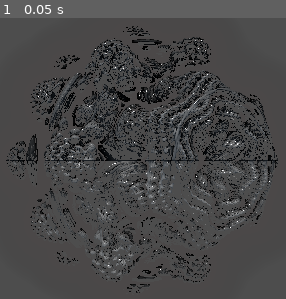
Above: before the commit, frame 1.
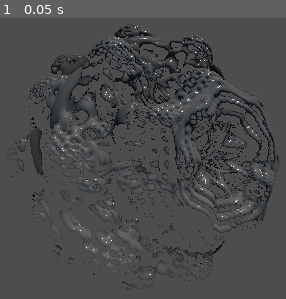
Above: after the commit, the same moment.

Repository: kiwijuice56/gd-fractals
Game: Godot game, scene res://main.tscn
The game is run twice, just before and just after one commit, with the same random seed, the same clock (stepped at 60 frames per second) and the same inputs.
Inputs:
- Up to frame 1 (0.05 s): no input

The runs differ from the first frame. In frame 1, 21% of the frame differs, in the area x 2-98%, y 2-98%.

Commit message:
More fractal refactoring

Diff:
--- a/rendering/raymarcher.gdshader
+++ b/rendering/raymarcher.gdshader
@@ -13,10 +13,6 @@
 instance uniform int bulb_iter = 8; // Max iterations of the fractal algorithm
 instance uniform float bulb_power = 8.0; // Dimension of the fractal
 uniform float bulb_runaway_threshold = 2.0;
-instance uniform vec4 fractal_color1: source_color;
-instance uniform vec4 fractal_color2: source_color;
-instance uniform vec4 glow_color: source_color;
-uniform float glow_distance = 1.0;
 uniform vec3 color_center_point = vec3(0.0, 0.5, -0.5);
 uniform float color_intensity = 0.5;
 
@@ -27,6 +23,8 @@
 uniform vec3 light_ray = vec3(0.0, -1.0, 0.0);
 uniform vec3 specular_color: source_color = vec3(1.0, 1.0, 1.0);
 uniform float specular_ratio = 1.0;
+uniform vec4 glow_color: source_color = vec4(1.0, 1.0, 1.0, 0.01);
+uniform float glow_distance = 0.5;
 
 group_uniforms scene;
 uniform vec4 clear_color: source_color;
@@ -136,17 +134,31 @@
 	return (0.5 * log(r) * r/dr) * _scale;
 }
 
+float mesh_DE(vec3 p, inout vec3 collision_info) {
+	return 1000.0;
+}
+
 // Returns a vec4 of the color and distance to the closest object as rgba respectively
 // `collision_info` holds extra information about the collision; Only stores
 // distance values for coloring at this point
 float world_DE(vec3 p, inout int collider_id, inout vec3 collision_info) {
-	float d1 = mandelbulb_DE(p, collision_info);
-	collider_id = 0; // Fractal
-	return d1;
+	vec3 bulb_info = vec3(1.0, 1024.0, 0.0);
+	float d1 = mandelbulb_DE(p, bulb_info);
+	vec3 mesh_info = vec3(1.0, 1024.0, 0.0);
+	float d2 = mesh_DE(p, mesh_info);
+	if (d2 < d1) {
+		collision_info = mesh_info;
+		collider_id = 1;
+		return d2;
+	} else {
+		collision_info = bulb_info;
+		collider_id = 0;
+		return d1;
+	}
 }
 
 int march(inout vec3 ray_pos, vec3 ray_dir, inout int id, inout vec3 collision_info) {
-	float dist = 10000.0;
+	float dist = 10000.0; // Arbitrary max distance
 	int iter = 0;
 	for (int i = 0; i < max_iter; i++) {
 		dist = abs(world_DE(ray_pos, id, collision_info));
@@ -158,7 +170,7 @@
 			break;
 		}
 		// Once we are close enough to the fractal, we say we collided with it
-		if (dist < collision_threshold )
+		if (dist < collision_threshold)
 			break;
 		iter++;
 	}
@@ -169,15 +181,19 @@
 	int _id;
 	vec3 _col_info;
 	return normalize(
-		vec3(world_DE(ray_pos + vec3(normal_sample_length, 0.0, 0.0), _id, _col_info) - world_DE(ray_pos - vec3(normal_sample_length, 0.0, 0.0), _id, _col_info),
-			 world_DE(ray_pos + vec3(0.0, normal_sample_length, 0.0), _id, _col_info) - world_DE(ray_pos - vec3(0.0, normal_sample_length, 0.0), _id, _col_info),
-			 world_DE(ray_pos + vec3(0.0, 0.0, normal_sample_length), _id, _col_info) - world_DE(ray_pos - vec3(0.0, 0.0, normal_sample_length), _id, _col_info)));
+		vec3(
+			world_DE(ray_pos + vec3(normal_sample_length, 0.0, 0.0), _id, _col_info) - world_DE(ray_pos - vec3(normal_sample_length, 0.0, 0.0), _id, _col_info),
+			world_DE(ray_pos + vec3(0.0, normal_sample_length, 0.0), _id, _col_info) - world_DE(ray_pos - vec3(0.0, normal_sample_length, 0.0), _id, _col_info),
+			world_DE(ray_pos + vec3(0.0, 0.0, normal_sample_length), _id, _col_info) - world_DE(ray_pos - vec3(0.0, 0.0, normal_sample_length), _id, _col_info)
+			)
+		);
 }
 
 // https://www.scratchapixel.com/lessons/3d-basic-rendering/ray-tracing-generating-camera-rays/generating-camera-rays.html
 void fragment() {
 	// Initialize materials
-	Material fractal = Material(0.07, 0.5, 5.0, 0.95, vec4(0.0));
+	Material fractal_material = Material(0.07, 0.5, 5.0, 0.95, vec4(0.5, 0.5, 0.5, 1.0));
+	Material mesh_material = Material(0.07, 0.5, 5.0, 0.95, vec4(0.5, 0.5, 0.5, 1.0));
 
 	// Take the pixel position (UV) and convert it into a ray based on the camera's orientation
 	vec3 ray_pos = CAMERA_POSITION_WORLD;
@@ -205,8 +221,11 @@
 		Material surface_material;
 		float x = collision_info.r;
 		x -= floor(x);
-		fractal.albedo_color = fractal_color1 * x + (1.0 - x) * fractal_color2;
-		surface_material = fractal;
+		if (collider_id == 0) {
+			surface_material = fractal_material;
+		} else if (collider_id == 1) {
+			surface_material = mesh_material;
+		}
 
 		vec3 normal = get_normal(ray_pos);
 
--- a/rendering/rendering_plane.tscn
+++ b/rendering/rendering_plane.tscn
@@ -6,21 +6,22 @@
 [sub_resource type="ShaderMaterial" id="ShaderMaterial_wqimk"]
 render_priority = 0
 shader = ExtResource("1_mnrjc")
-shader_parameter/max_iter = 64
+shader_parameter/max_iter = 128
 shader_parameter/max_bounce = 1
-shader_parameter/collision_threshold = 0.001
+shader_parameter/collision_threshold = 0.0091
 shader_parameter/normal_sample_length = 0.01
 shader_parameter/bulb_runaway_threshold = 2.0
-shader_parameter/glow_distance = 0.03
 shader_parameter/color_center_point = Vector3(0, 0.5, -0.5)
 shader_parameter/color_intensity = 0.5
-shader_parameter/runaway_threshold = 90.0
-shader_parameter/light_ray = Vector3(0, -1, 0)
+shader_parameter/runaway_threshold = 8.0
+shader_parameter/light_ray = Vector3(-0.5, -1, 0)
 shader_parameter/specular_color = Color(1, 1, 1, 1)
 shader_parameter/specular_ratio = 1.0
+shader_parameter/glow_color = Color(1, 1, 1, 0.01)
+shader_parameter/glow_distance = 0.5
 shader_parameter/clear_color = Color(0, 0, 0, 0)
 shader_parameter/_fov = 70.01
-shader_parameter/_cam_mat = Basis(0.87758255, -0.22984886, 0.42073548, 0, 0.87758255, 0.47942555, -0.47942555, -0.4207355, 0.77015114)
+shader_parameter/_cam_mat = Basis(0.97685134, 0.055899568, -0.20648673, 0, 0.9652546, 0.2613113, 0.21391946, -0.2552623, 0.9429102)
 
 [sub_resource type="PlaneMesh" id="PlaneMesh_n23bp"]
 size = Vector2(8, 8)
@@ -31,8 +32,5 @@
 instance_shader_parameters/_position = Vector3(0, 0, 0)
 instance_shader_parameters/_rotation = Vector3(0, 0, 0)
 instance_shader_parameters/_scale = 1.0
-instance_shader_parameters/fractal_color1 = Color(1, 1, 1, 1)
-instance_shader_parameters/fractal_color2 = Color(1, 1, 1, 1)
-instance_shader_parameters/glow_color = Color(0.25, 0.1725, 0.1725, 0.14509805)
 mesh = SubResource("PlaneMesh_n23bp")
 script = ExtResource("2_wqimk")
Not shown, added: mesh_conversion/converter.py
